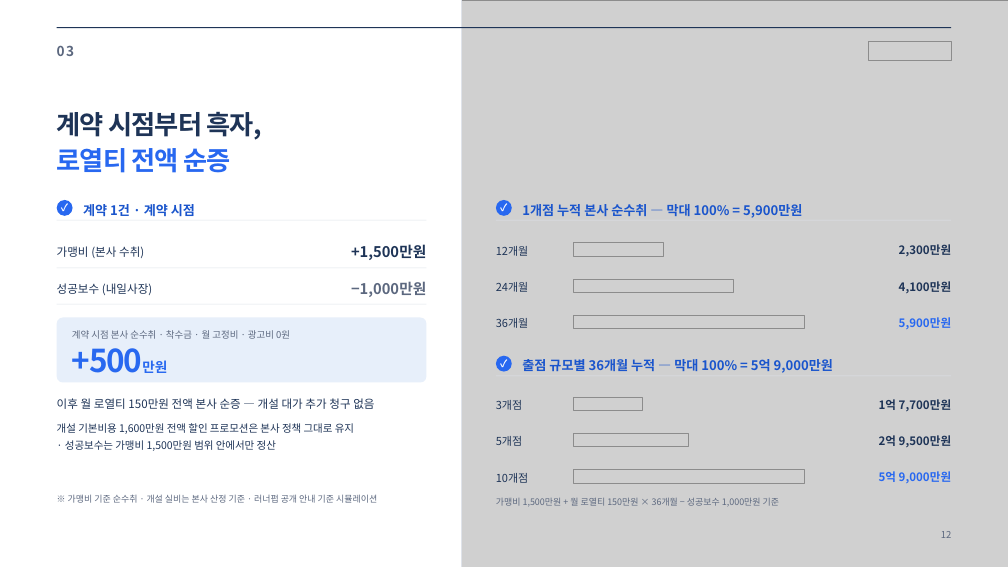
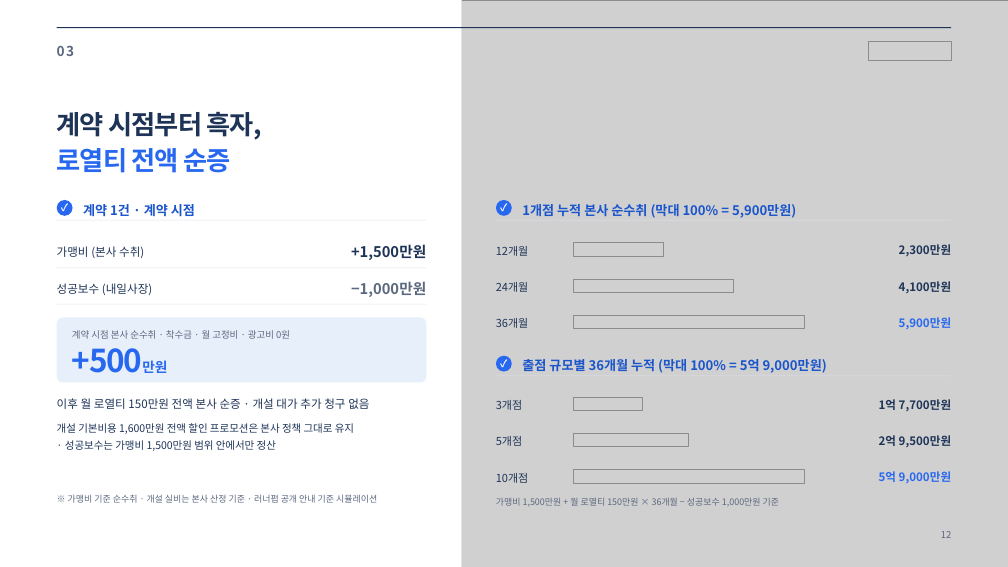
Before and after one commit to jyjzzjtube-pixel/onewillco-meeting-2026, a slide deck: slide 12 of runnerpub-proposal/runnerpub_proposal_naeilsajang.pptx. Drawn at 1008x567 pixels with LibreOffice and Linux fonts; fonts in the diff are those of the drawing; grey boxes stand for pictures. Boxes give left, top, right and bottom in pixels: in the first picture for what was removed or moved away, otherwise in the second. Text is boxed around its words. In the diff, an @@ line names an element or a change of style, - is before the commit and + after.

```diff
--- a/runnerpub-proposal/runnerpub_proposal_naeilsajang.pptx
+++ b/runnerpub-proposal/runnerpub_proposal_naeilsajang.pptx
@@ text at [522,204,796,218]: text changed @@
-1개점 누적 본사 순수취 — 막대 100% = 5,900만원
+1개점 누적 본사 순수취 (막대 100% = 5,900만원)
@@ text at [522,359,827,373]: text changed @@
-출점 규모별 36개월 누적 — 막대 100% = 5억 9,000만원
+출점 규모별 36개월 누적 (막대 100% = 5억 9,000만원)
@@ text at [57,398,369,409]: text changed @@
-이후 월 로열티 150만원 전액 본사 순증 — 개설 대가 추가 청구 없음
+이후 월 로열티 150만원 전액 본사 순증 · 개설 대가 추가 청구 없음
```
Also in this commit, not shown: 11 other slides changed, 6 other files.
